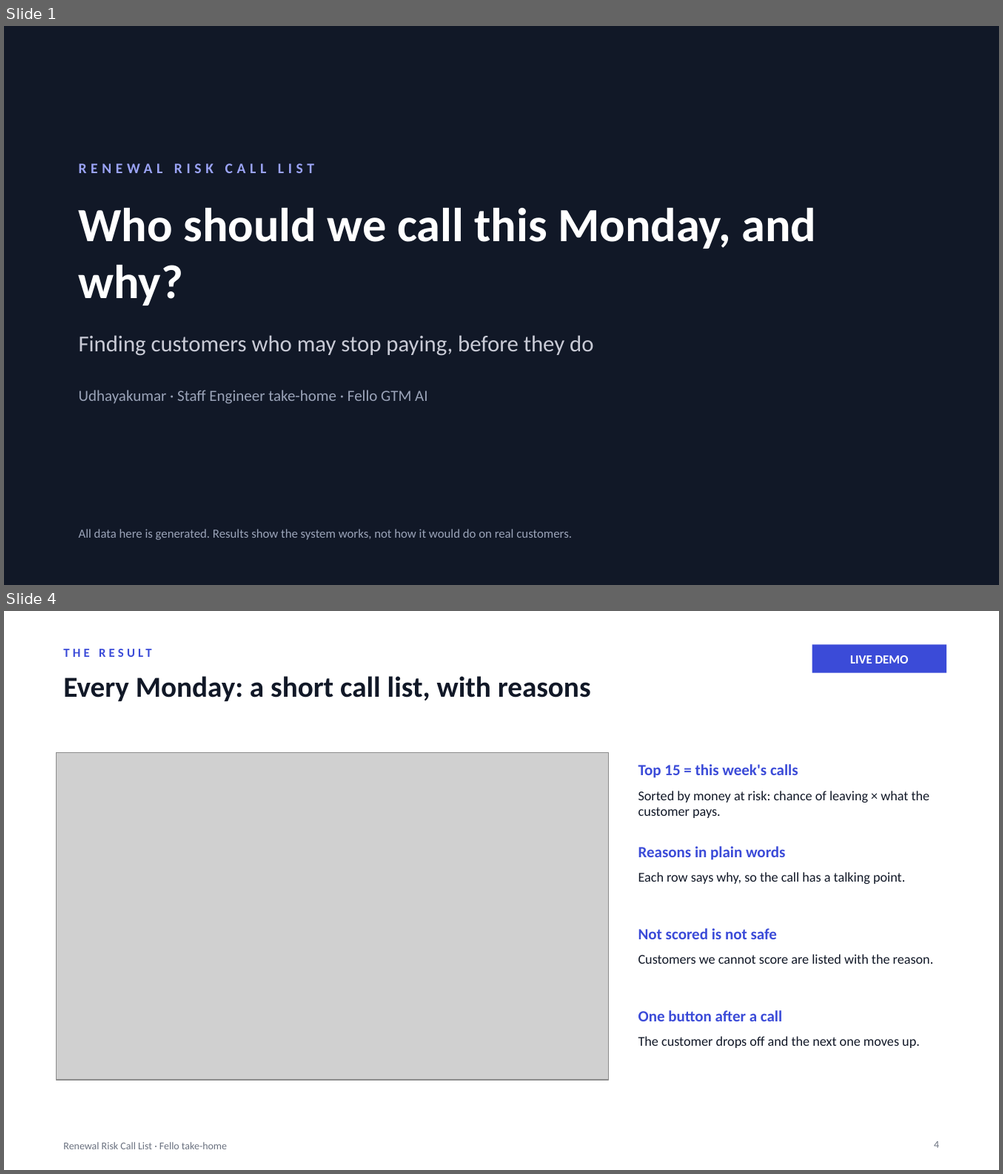
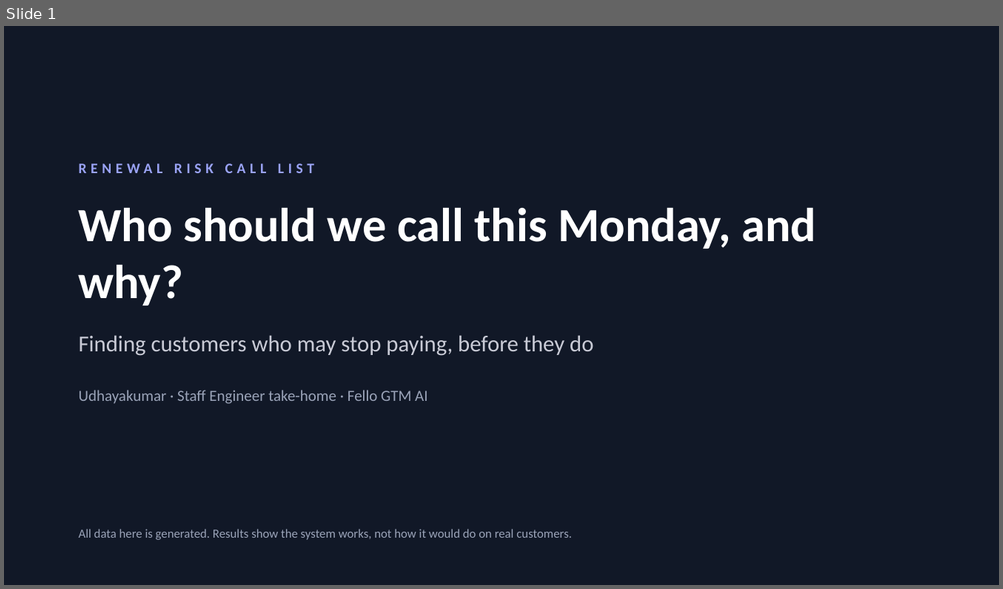
Before and after one commit to udhayakumaran/fello-renewal-risk, a slide deck: docs/renewal-risk-deck.pptx. Shown one above the other, each under a label of ours: slides 1 and 4 before the commit, slide 1 after it; the slides between them are not shown. The pictures are 1003x1174 and 1003x589 pixels, drawn with LibreOffice and Linux fonts; fonts in the diff are those of the drawing; grey boxes stand for pictures. Boxes give left, top, right and bottom in pixels: in the first picture for what was removed or moved away, otherwise in the second. Text is boxed around its words. In the diff, an @@ line names an element or a change of style, - is before the commit and + after.

```diff
--- a/docs/renewal-risk-deck.pptx
+++ b/docs/renewal-risk-deck.pptx
@@ slide 4 removed at [4,611,999,1170], background #FFFFFF @@
@@ text removed at [57,641,653,664] @@
-THE RESULT
@@ rectangle removed at [812,644,946,673] @@
-LIVE DEMO
@@ text removed at [63,676,591,701] @@
-Every Monday: a short call list, with reasons
@@ picture removed at [57,753,609,1080] @@
@@ text removed at [638,764,798,778] @@
-Top 15 = this week's calls
@@ text removed at [638,791,930,818] @@
-Sorted by money at risk: chance of leaving × what the customer pays.
@@ text removed at [638,846,785,860] @@
-Reasons in plain words
@@ text removed at [638,872,905,884] @@
-Each row says why, so the call has a talking point.
@@ text removed at [638,928,777,940] @@
-Not scored is not safe
@@ text removed at [638,954,933,964] @@
-Customers we cannot score are listed with the reason.
@@ text removed at [638,1011,782,1022] @@
-One button after a call
@@ text removed at [638,1037,919,1048] @@
-The customer drops off and the next one moves up.
@@ text removed at [63,1142,227,1150] @@
-Renewal Risk Call List · Fello take-home
@@ page number removed at [933,1142,939,1148] @@
-4
```
Also in this commit, not shown: 8 slides changed, 10 slides added, 3 other slides removed, 6 other files.
